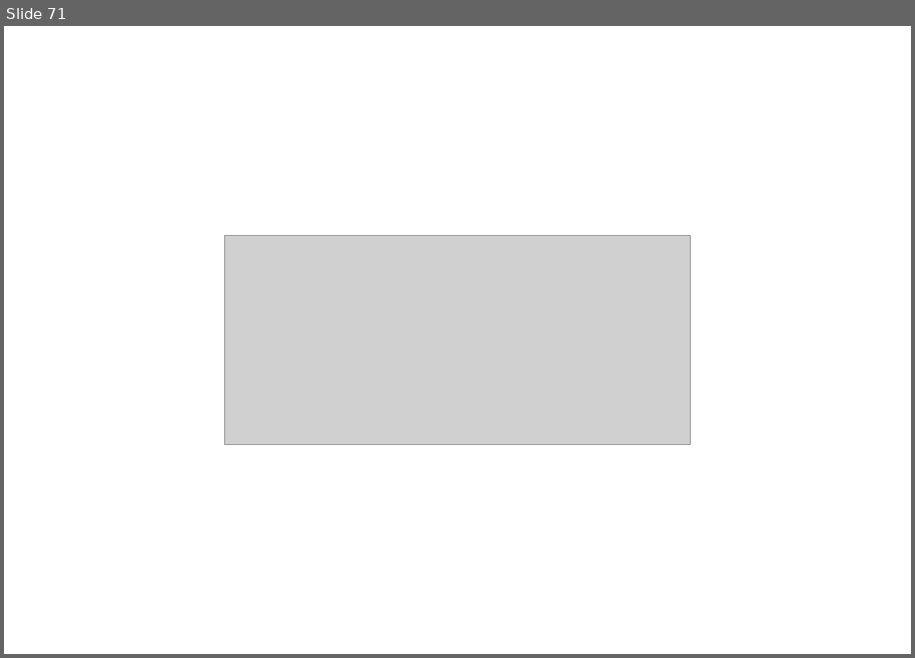
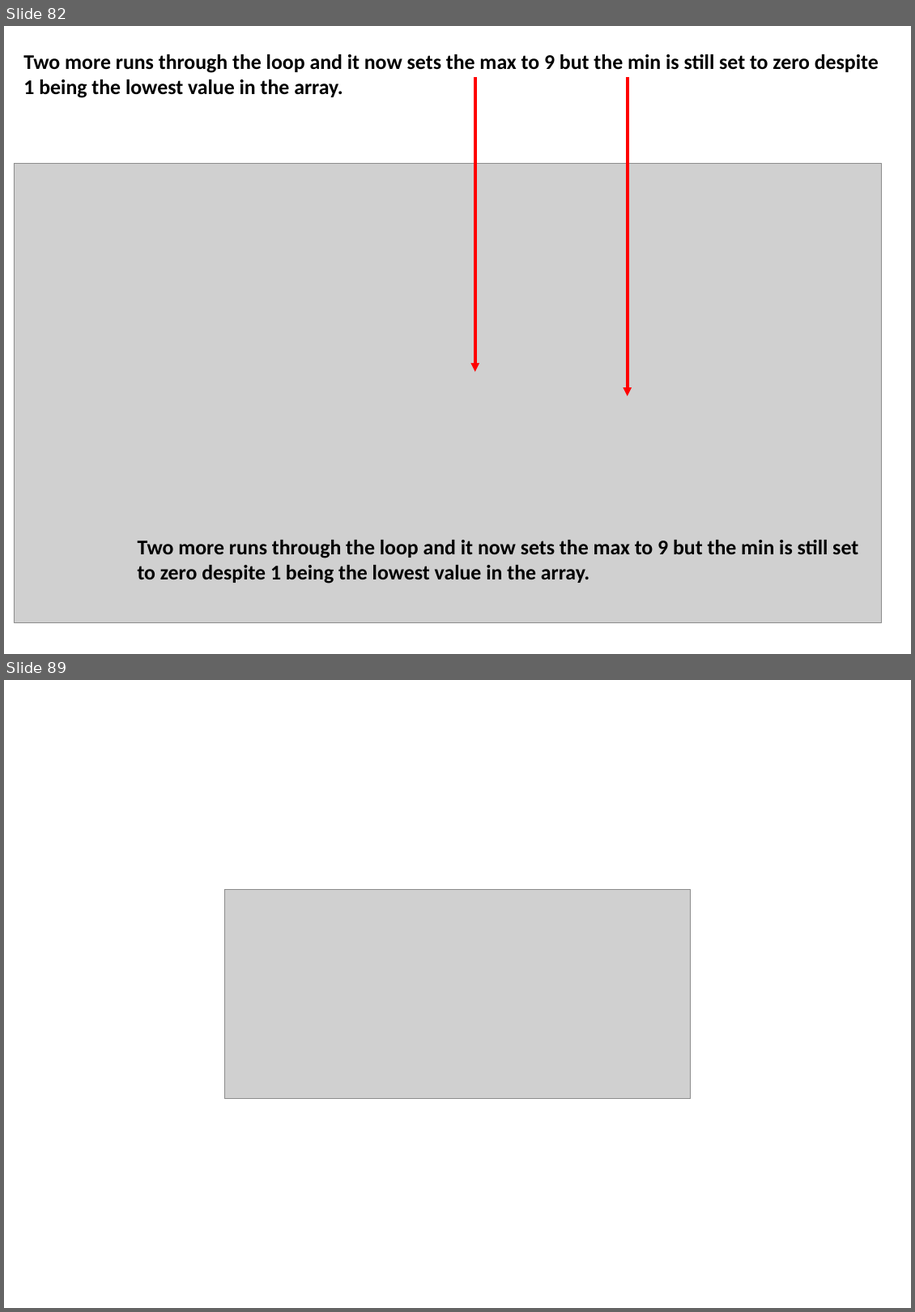
Before and after one commit to EL-EL-BCN/Complete-Javascript-Course, a slide deck: complete-javascript-course.pptx. Shown one above the other, each under a label of ours: slide 71 before the commit, slides 82 and 89 after it; the slides between them are not shown. The pictures are 915x658 and 915x1312 pixels, drawn with LibreOffice and Linux fonts; fonts in the diff are those of the drawing; grey boxes stand for pictures. Boxes give left, top, right and bottom in pixels: in the first picture for what was removed or moved away, otherwise in the second. Text is boxed around its words. In the diff, an @@ line names an element or a change of style, - is before the commit and + after.

```diff
--- a/complete-javascript-course.pptx
+++ b/complete-javascript-course.pptx
@@ slide 82 added at [4, 26, 911, 654], background #FFFFFF @@
@@ text added at [23, 54, 879, 98], 18 pt, text #000000, bold @@
+Two more runs through the loop and it now sets the max to 9 but the min is still set to zero despite 1 being the lowest value in the array.
@@ arrow added from (475, 77) to (475, 372), #FF0000 2.5 pt @@
@@ arrow added from (628, 77) to (628, 396), #FF0000 2.5 pt @@
@@ picture added at [14, 164, 882, 622] @@
@@ text added at [138, 540, 859, 583], 18 pt, text #000000, bold @@
+Two more runs through the loop and it now sets the max to 9 but the min is still set to zero despite 1 being the lowest value in the array.
@@ what was slide 71 is now slide 89 @@
```
Also in this commit, not shown: 2 slides changed, 17 other slides added, 6 other files.
